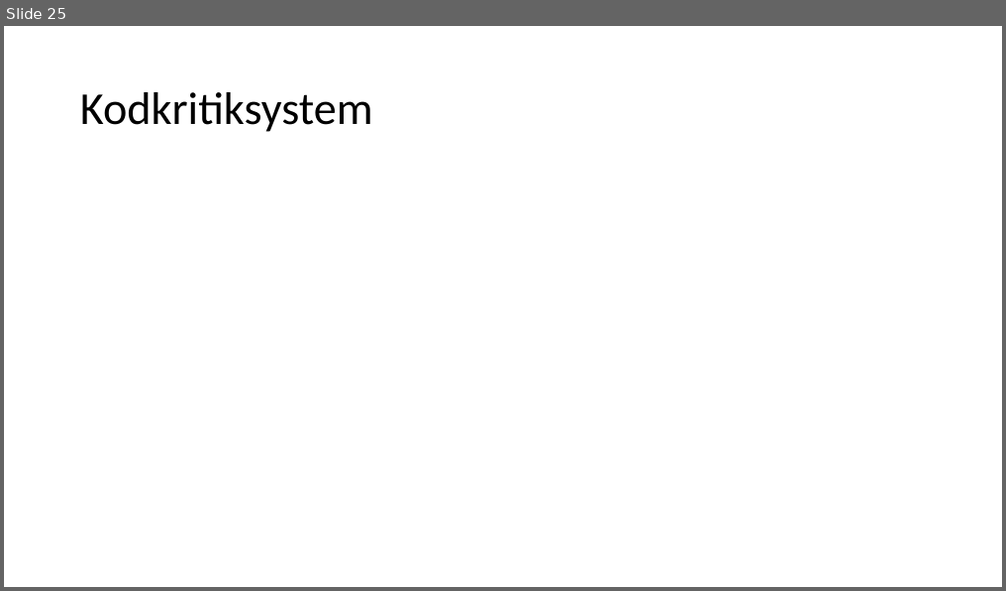
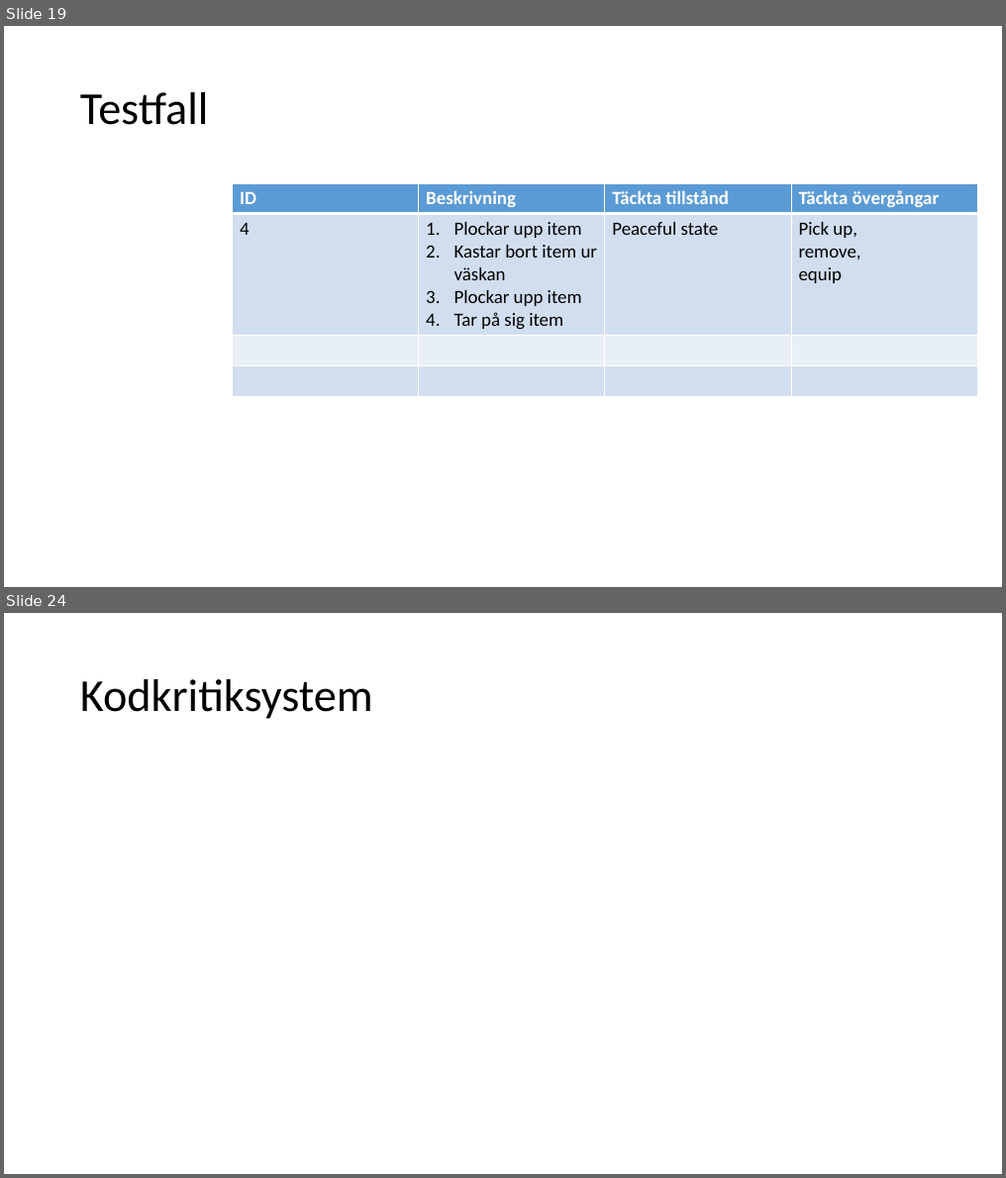
Before and after one commit to fyrtio2/projektINTE, a slide deck: 01 Dokumentation/slutredovisning.pptx. Shown one above the other, each under a label of ours: slide 25 before the commit, slides 19 and 24 after it; the slides between them are not shown. The pictures are 1006x591 and 1006x1178 pixels, drawn with LibreOffice and Linux fonts; fonts in the diff are those of the drawing. Boxes give left, top, right and bottom in pixels: in the first picture for what was removed or moved away, otherwise in the second. Text is boxed around its words. In the diff, an @@ line names an element or a change of style, - is before the commit and + after.

```diff
--- a/01 Dokumentation/slutredovisning.pptx
+++ b/01 Dokumentation/slutredovisning.pptx
@@ slide 19 added at (x1=4, y1=26, x2=1002, y2=587), background #FFFFFF @@
@@ title added at (x1=80, y1=92, x2=209, y2=125), 44 pt, text #000000 @@
+Testfall
@@ table added at (x1=233, y1=183, x2=978, y2=393), 4 rows, 4 columns @@
+ID | Beskrivning | Täckta tillstånd | Täckta övergångar
+4 | Plockar upp item / Kastar bort item ur väskan / Plockar upp item / Tar på sig item | Peaceful state | Pick up, / remove, / equip
+ |  |  | 
+ |  |  | 
@@ what was slide 25 is now slide 24 @@
```
Also in this commit, not shown: 7 slides changed, 3 other slides added, 6 slides removed, 2 other files.
